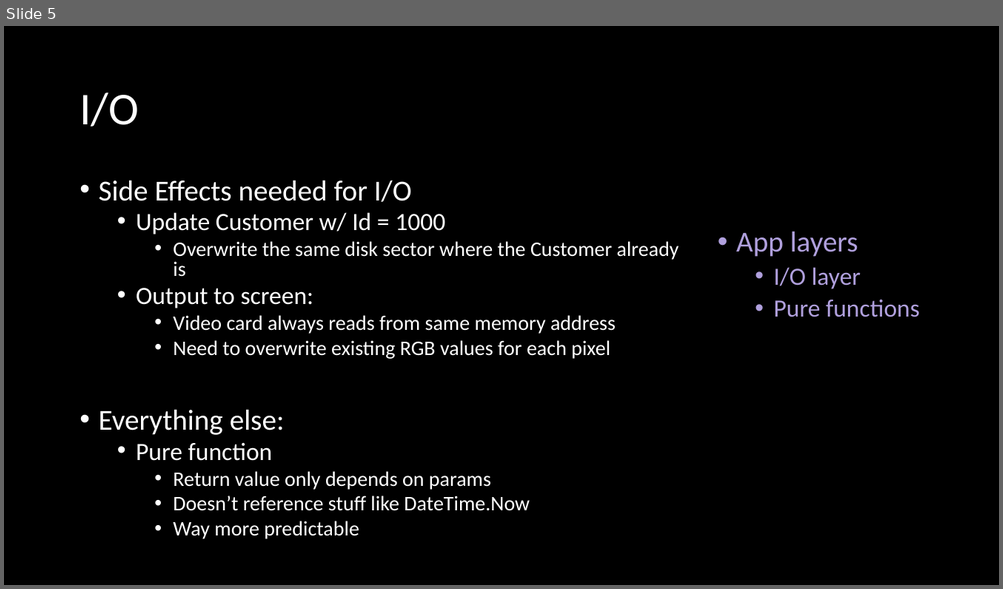
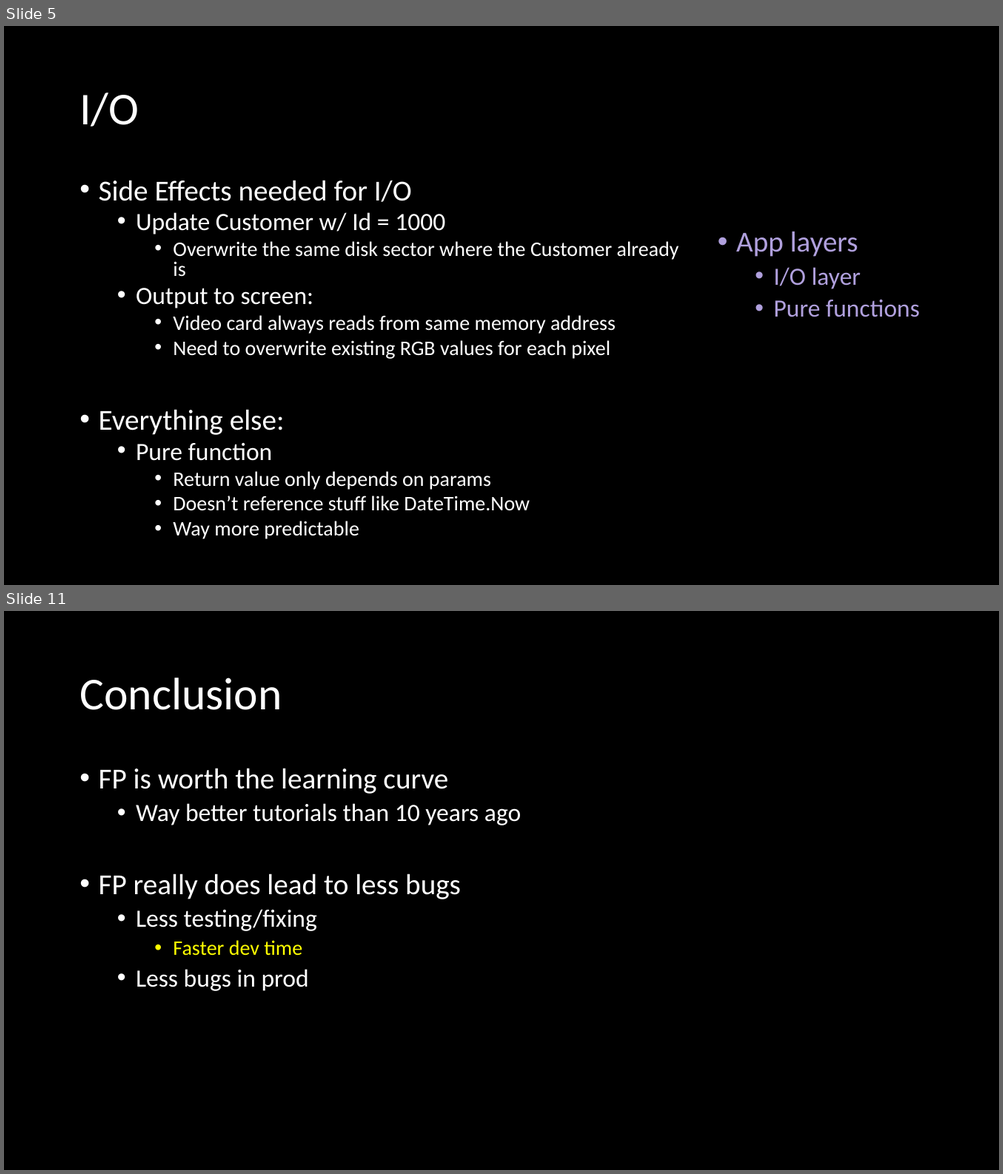
Before and after one commit to jaydpather/FSharpETLDemo, a slide deck: presentations/FSharpETLDemo.pptx. Shown one above the other, each under a label of ours: slide 5 before the commit, slides 5 and 11 after it; the slides between them are not shown. The pictures are 1003x589 and 1003x1174 pixels, drawn with LibreOffice and Linux fonts; fonts in the diff are those of the drawing. Boxes give left, top, right and bottom in pixels: in the first picture for what was removed or moved away, otherwise in the second. Text is boxed around its words. In the diff, an @@ line names an element or a change of style, - is before the commit and + after.

```diff
--- a/presentations/FSharpETLDemo.pptx
+++ b/presentations/FSharpETLDemo.pptx
@@ slide 11 added at box(4, 611, 999, 1170), background #000000 @@
@@ title added at box(79, 678, 282, 710), 44 pt, text #FFFFFF @@
+Conclusion
@@ text added at box(99, 768, 521, 991), 24 pt, text #FFFFFF @@
+• FP is worth the learning curve
+  • Way better tutorials than 10 years ago
+• FP really does lead to less bugs
+  • Less testing/fixing
+    • Faster dev time
+  • Less bugs in prod
```
Also in this commit, not shown: 5 slides changed, 2 other slides added, 13 other files.
